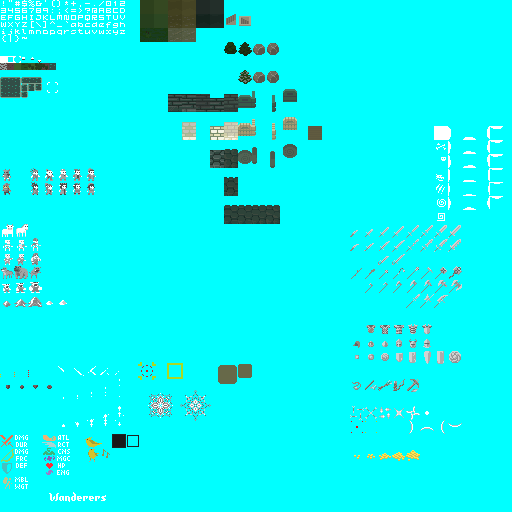
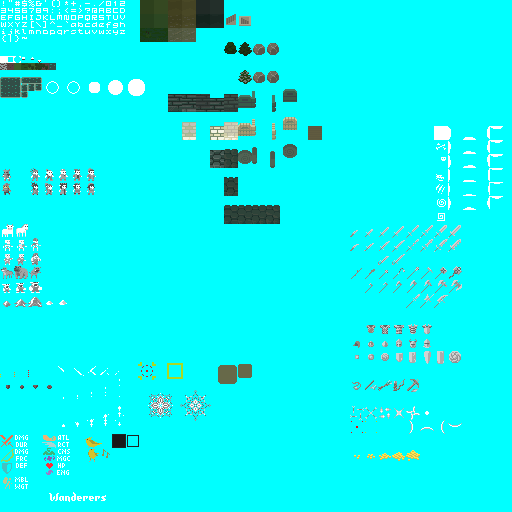
Layers edited between the first and the second 512 x 512 image:
painted on "Main" over [left=46, top=79, right=145, bottom=96]
